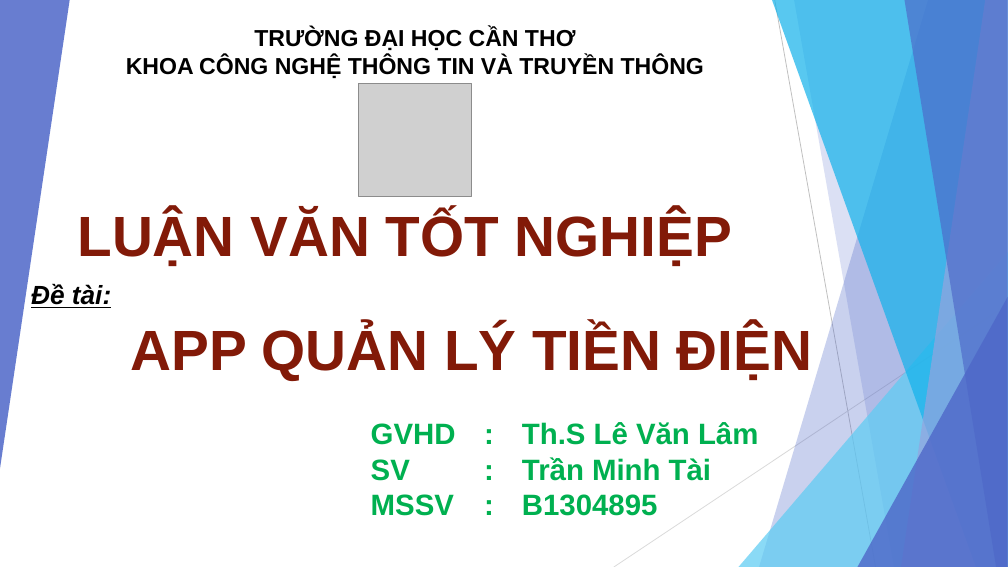
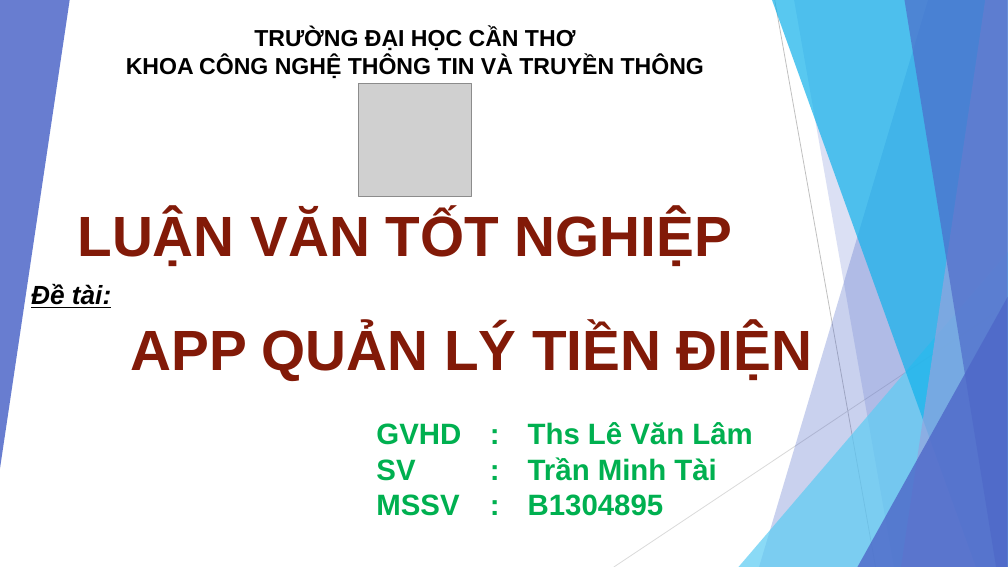
Before and after one commit to TMTAI/Android, a slide deck: slide 1 of Presentation-LuanVan.pptx. Drawn at 1008x567 pixels with LibreOffice and Linux fonts; fonts in the diff are those of the drawing; grey boxes stand for pictures. Boxes give left, top, right and bottom in pixels: in the first picture for what was removed or moved away, otherwise in the second. Text is boxed around its words. In the diff, an @@ line names an element or a change of style, - is before the commit and + after.

```diff
--- a/Presentation-LuanVan.pptx
+++ b/Presentation-LuanVan.pptx
@@ text at [376,422,752,445]: text changed @@
-GVHD : Th.S Lê Văn Lâm
+GVHD : Ths Lê Văn Lâm
```
Also in this commit, not shown: 1 slide added, 3 other files.
